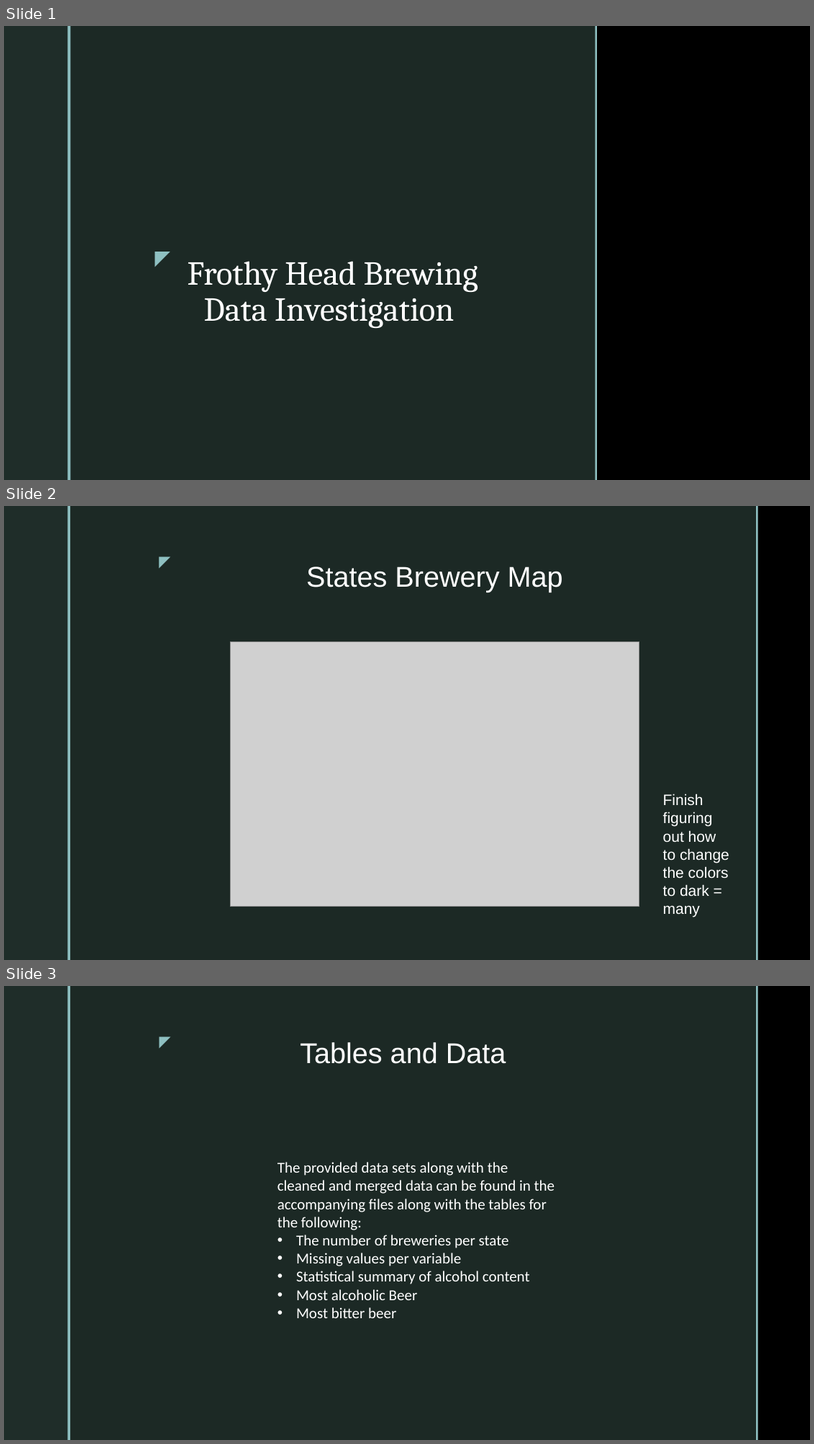
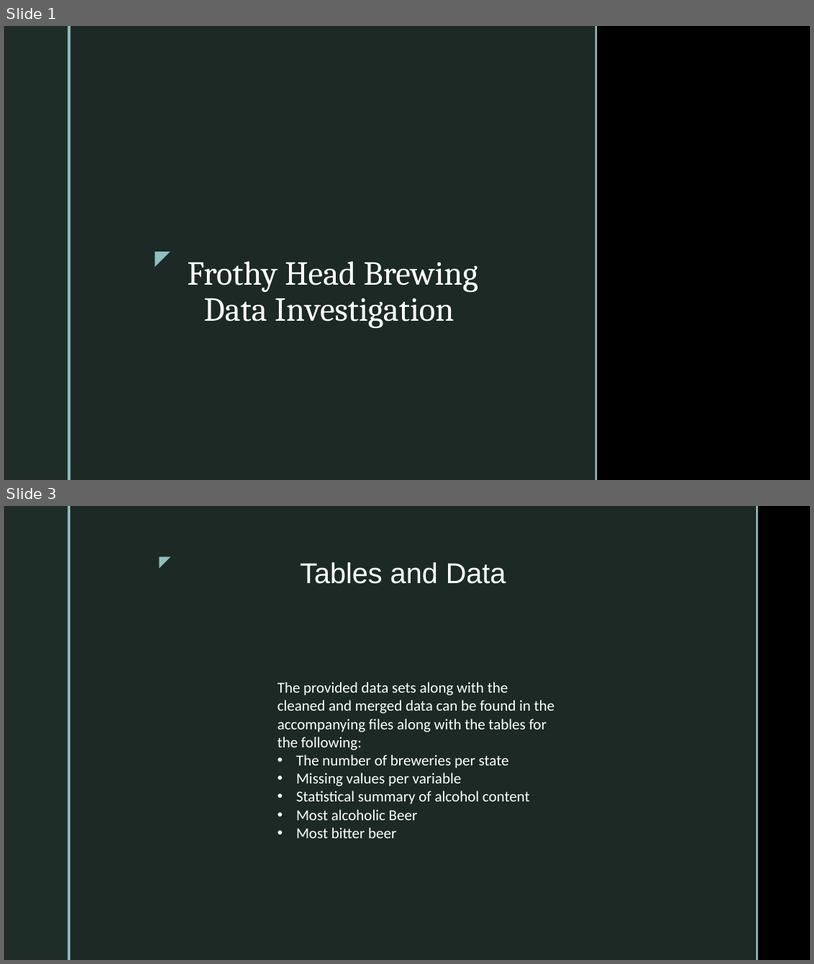
Before and after one commit to KaysData/Brewery-Analysis, a slide deck: Case Study Presentation.pptx. Shown one above the other, each under a label of ours: slides 1, 2 and 3 before the commit, slides 1 and 3 after it; the slides between them are not shown. The pictures are 814x1444 and 814x964 pixels, drawn with LibreOffice and Linux fonts; fonts in the diff are those of the drawing; grey boxes stand for pictures; background and template pictures are left out. Boxes give left, top, right and bottom in pixels: in the first picture for what was removed or moved away, otherwise in the second. Text is boxed around its words. In the diff, an @@ line names an element or a change of style, - is before the commit and + after.

```diff
--- a/Case Study Presentation.pptx
+++ b/Case Study Presentation.pptx
@@ slide 2 removed at (4,506,810,960), background picture (left out); not listed: 5 template elements that a slide beside it also shows @@
@@ title removed at (306,566,563,592) @@
-States Brewery Map
@@ picture removed at (230,641,640,906) @@
@@ text removed at (664,793,730,917) @@
-Finish figuring out how to change the colors to dark = many
```
Also in this commit, not shown: 2 slides changed, 5 slides added, 3 other slides removed, 5 other files.
